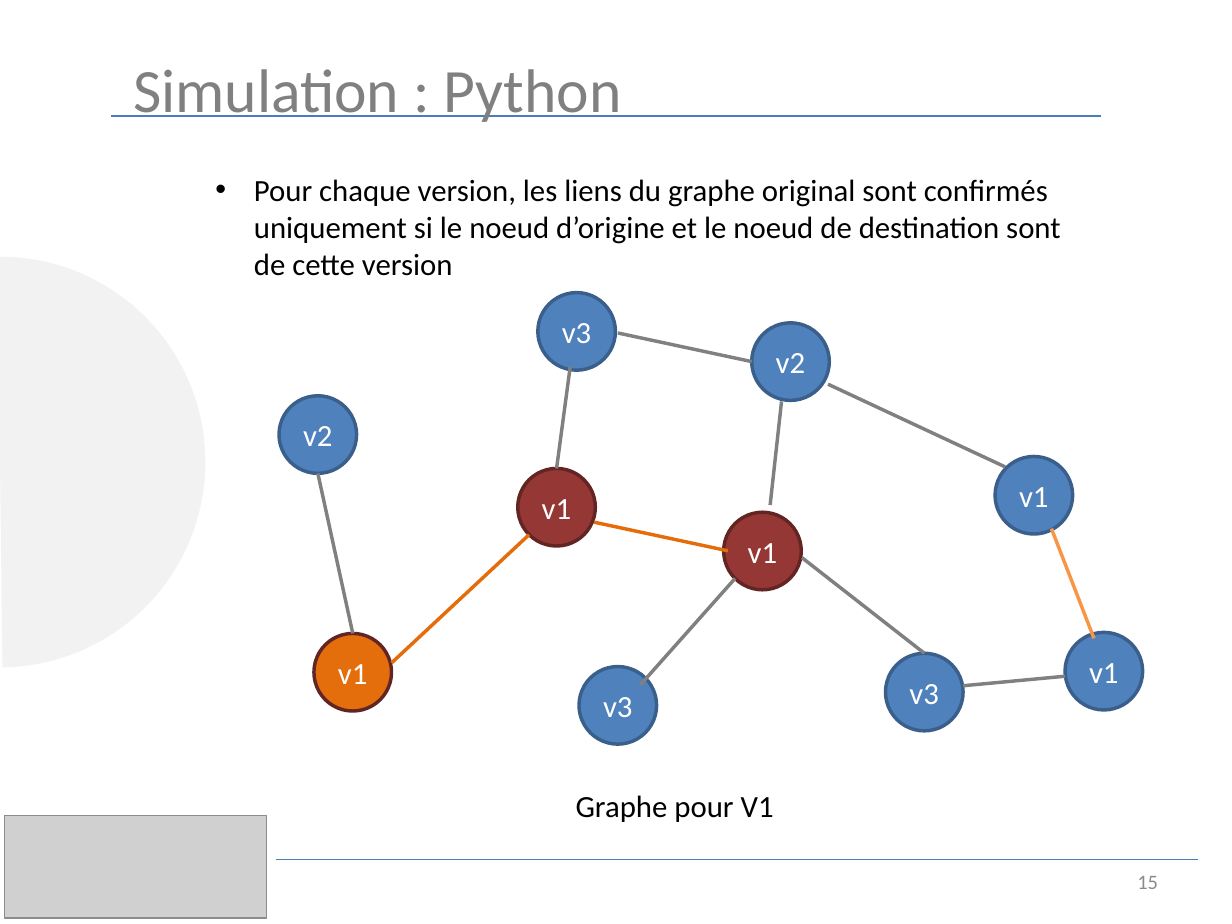
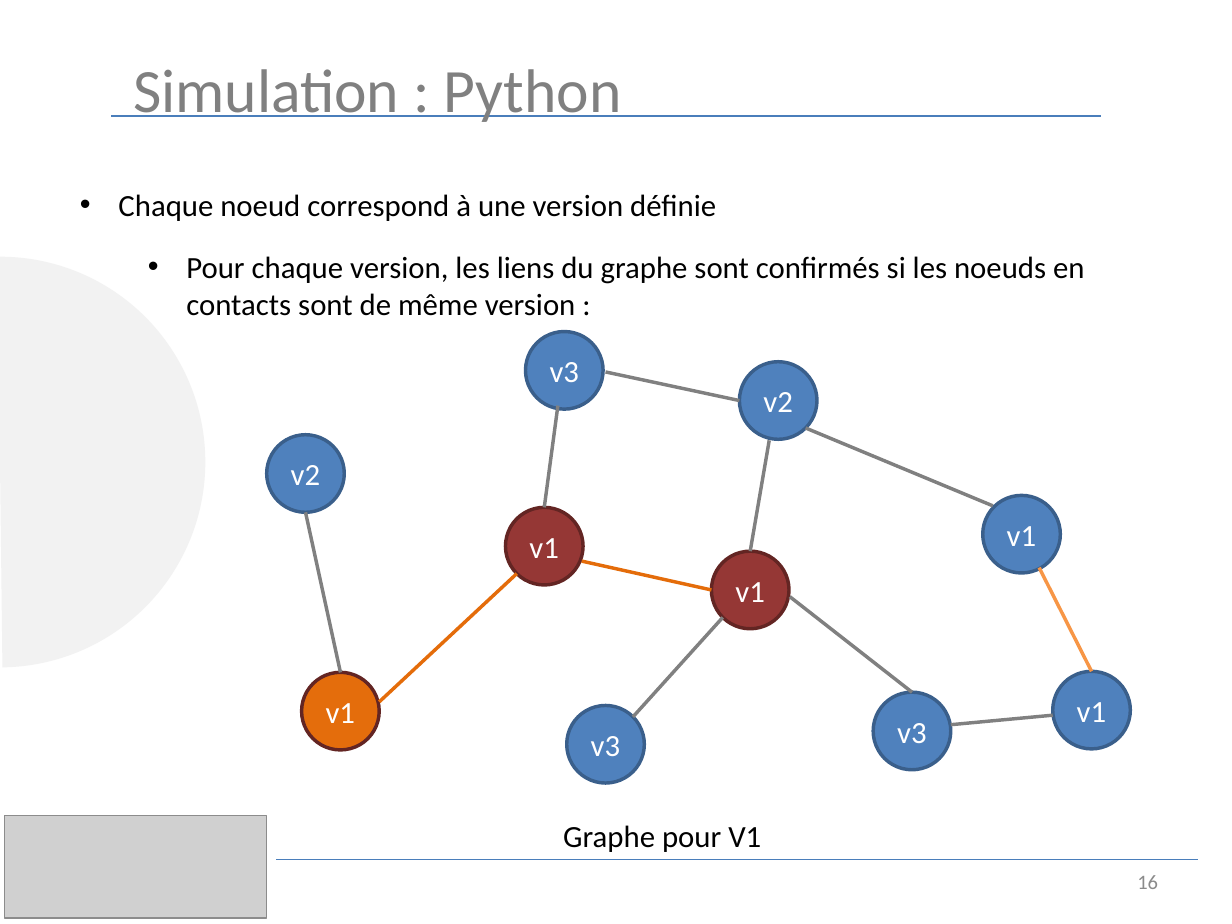
Before and after one commit to luinaudt/inf6422, a slide deck: slide 16 of lab3/presentation.pptx (slide 15 before the commit). Drawn at 1232x924 pixels with LibreOffice and Linux fonts; fonts in the diff are those of the drawing; grey boxes stand for pictures. Boxes give left, top, right and bottom in pixels: in the first picture for what was removed or moved away, otherwise in the second. Text is boxed around its words. In the diff, an @@ line names an element or a change of style, - is before the commit and + after.

Commit message:
mise à jour du ppt
Ajout de quelques slides pour l'intro et mise en forme de l'ensemble du
ppt

```diff
--- a/lab3/presentation.pptx
+++ b/lab3/presentation.pptx
@@ text added at (x1=118, y1=194, x2=716, y2=221), 18 pt, text #000000 @@
+• Chaque noeud correspond à une version définie
@@ text at (x1=186, y1=256, x2=1084, y2=316): text changed @@
-• Pour chaque version, les liens du graphe original sont confirmés uniquement si le noeud d’origine et le noeud de destination sont de cette version
+• Pour chaque version, les liens du graphe sont confirmés si les noeuds en contacts sont de même version :
@@ line moved from (781, 402) - (770, 505) to (769, 440) - (750, 551) @@
@@ line moved from (828, 384) - (1005, 467) to (806, 428) - (993, 506) @@
@@ line moved from (594, 522) - (728, 551) to (582, 561) - (711, 590) @@
@@ line moved from (1051, 529) - (1094, 638) to (1039, 568) - (1092, 671) @@
@@ 3 ellipses, 1 line moved together from (x1=392, y1=323, x2=1143, y2=731) to (x1=379, y1=362, x2=1131, y2=770) @@
@@ line moved from (641, 685) - (736, 579) to (633, 717) - (723, 617) @@
@@ 7 ellipses, 5 lines moved together from (x1=278, y1=293, x2=1073, y2=744) to (x1=267, y1=331, x2=1061, y2=784) @@
@@ text "Graphe pour V1" moved from (x1=576, y1=795, x2=774, y2=822) to (x1=563, y1=825, x2=761, y2=852) @@
@@ page number at (x1=1137, y1=875, x2=1158, y2=889): text changed @@
-15
+16
```
Also in this commit, not shown: 18 other slides changed, 2 slides added, 1 slide removed.
